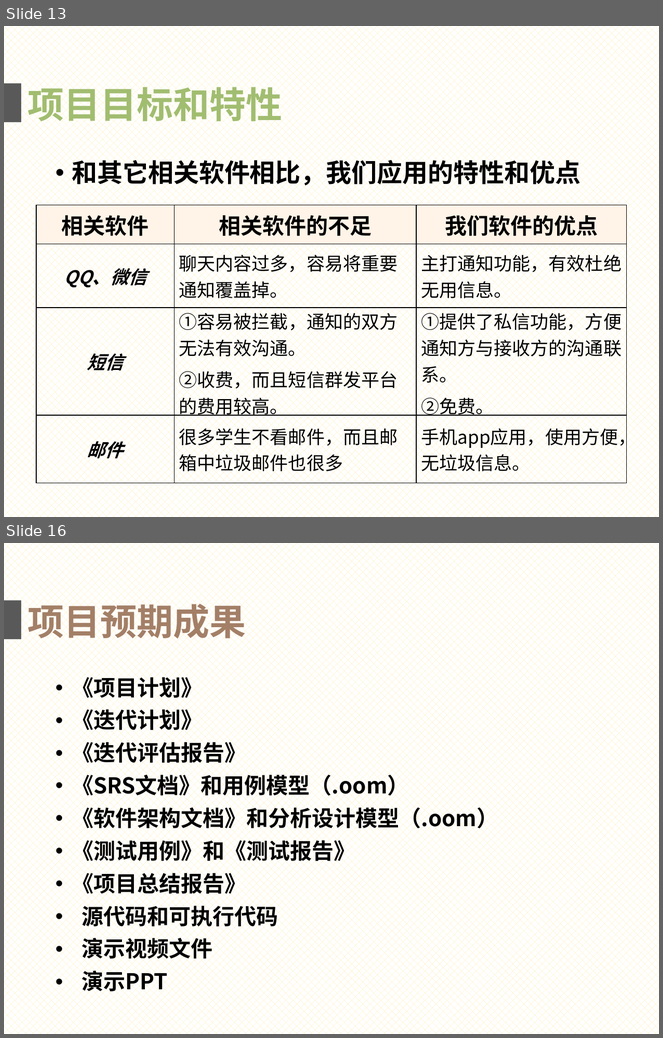
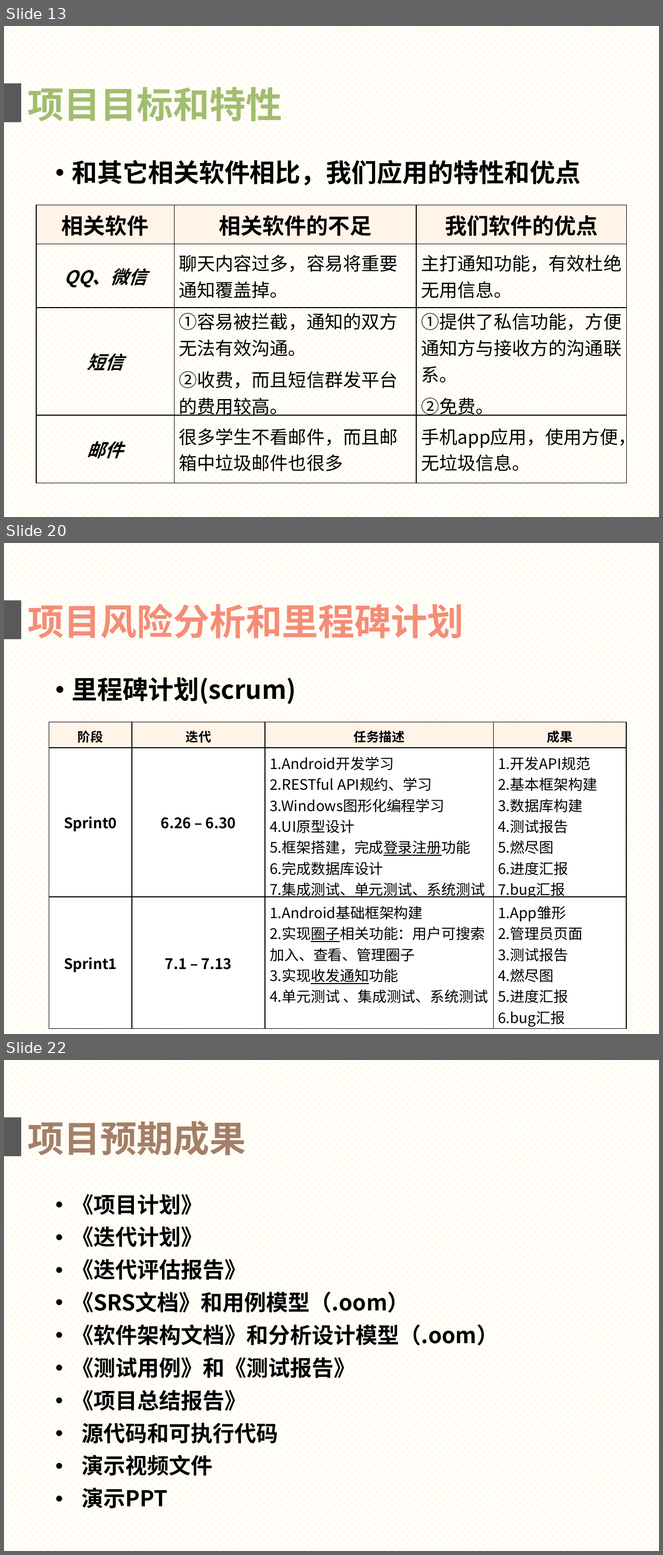
Before and after one commit to gocs/letmeknow, a slide deck: doc/presentation.pptx. Shown one above the other, each under a label of ours: slides 13 and 16 before the commit, slides 13, 20 and 22 after it; the slides between them are not shown. The pictures are 663x1038 and 663x1555 pixels, drawn with LibreOffice and Linux fonts; fonts in the diff are those of the drawing. Boxes give left, top, right and bottom in pixels: in the first picture for what was removed or moved away, otherwise in the second. Text is boxed around its words. In the diff, an @@ line names an element or a change of style, - is before the commit and + after.

```diff
--- a/doc/presentation.pptx
+++ b/doc/presentation.pptx
@@ slide 20 added at [4, 543, 659, 1034], background pattern #FFE699 on #FFFFFF @@
@@ rectangle added at [4, 601, 21, 639], fill #595959 @@
@@ text added at [27, 599, 464, 644], 40 pt, text #F58D76, bold @@
+项目风险分析和里程碑计划
@@ text added at [72, 673, 296, 705], 28 pt, text #000000, bold @@
+• 里程碑计划(scrum)
@@ table added at [49, 722, 626, 1029], 3 rows, 4 columns @@
+阶段 | 迭代 | 任务描述 | 成果
+Sprint0 | 6.26 – 6.30 | 1.Android开发学习 / 2.RESTful API规约、学习 / 3.Windows图形化编程学习 / 4.UI原型设计 / 5.框架搭建，完成登录注册功能 / 6.完成数据库设计 / 7.集成测试、单元测试、系统测试 | 1.开发API规范 / 2.基本框架构建 / 3.数据库构建 / 4.测试报告 / 5.燃尽图 / 6.进度汇报 / 7.bug汇报
+Sprint1 | 7.1 – 7.13 | 1.Android基础框架构建 / 2.实现圈子相关功能：用户可搜索加入、查看、管理圈子 / 3.实现收发通知功能 / 4.单元测试 、集成测试、系统测试 | 1.App雏形 / 2.管理员页面 / 3.测试报告 / 4.燃尽图 / 5.进度汇报 / 6.bug汇报
@@ what was slide 16 is now slide 22 @@
```
Also in this commit, not shown: 3 slides changed, 5 other slides added, 4 other files.
